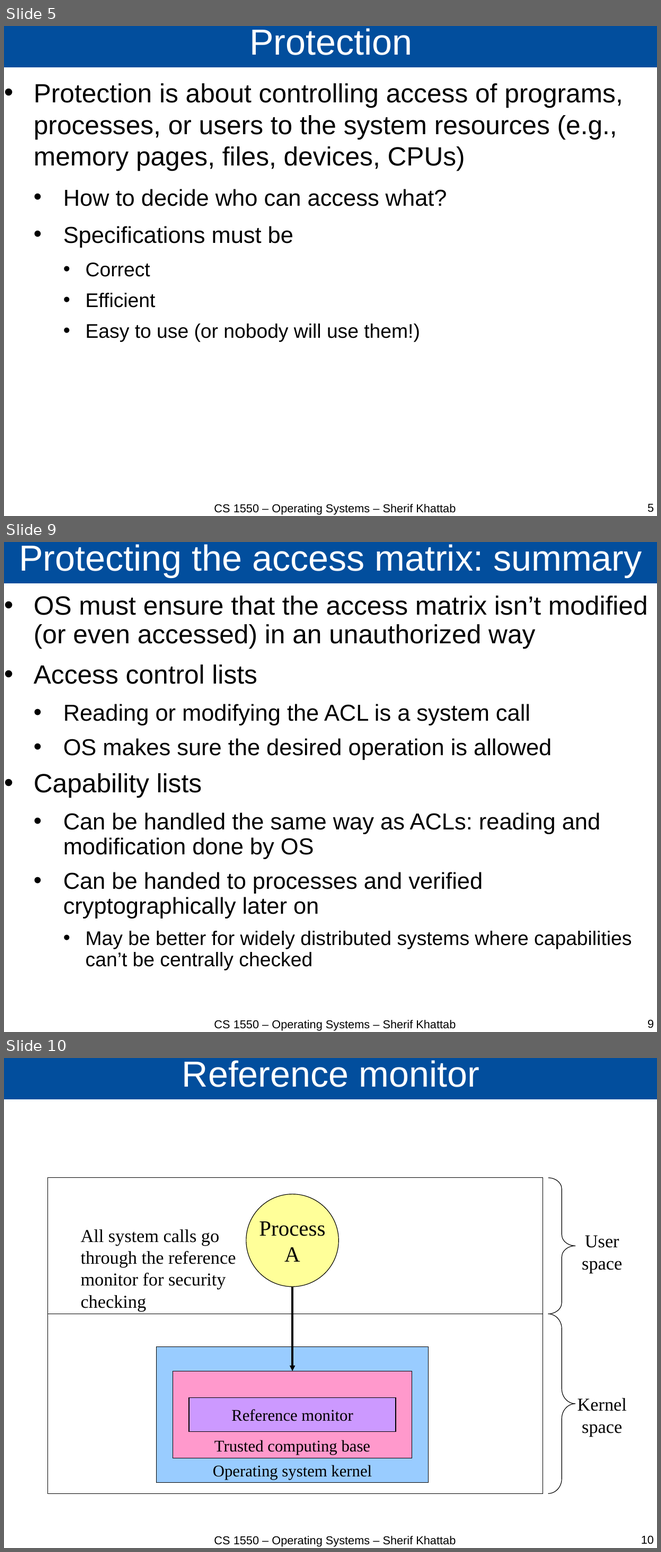
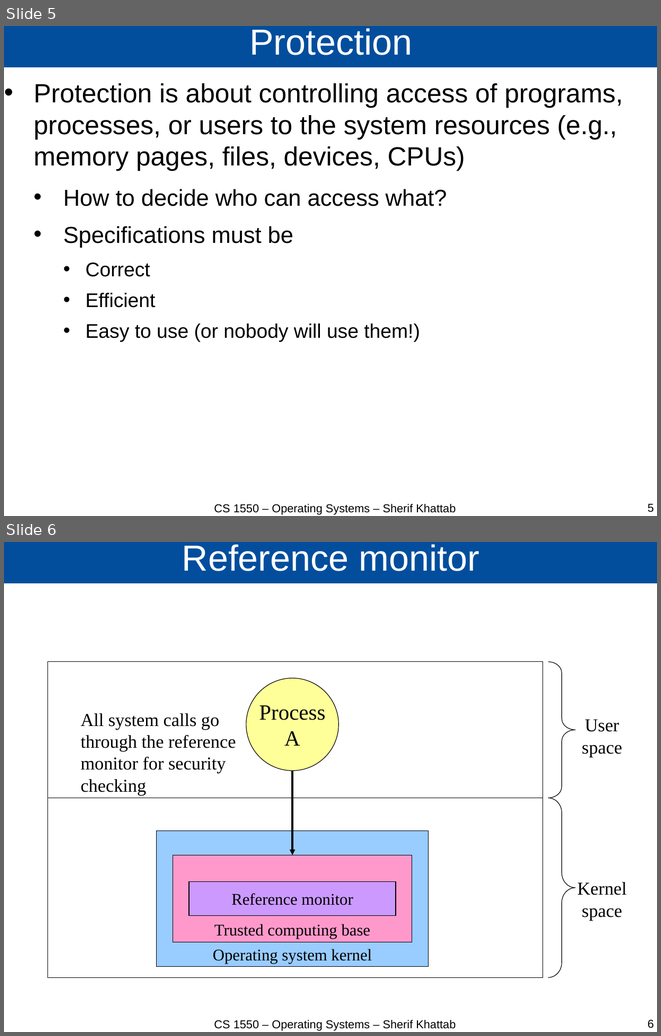
Before and after one commit to cs1550-2244/cs1550-code-handouts, a slide deck: DraftSlides/Lecture26.pptx. Shown one above the other, each under a label of ours: slides 5, 9 and 10 before the commit, slides 5 and 6 after it; the slides between them are not shown. The pictures are 661x1552 and 661x1036 pixels, drawn with LibreOffice and Linux fonts; fonts in the diff are those of the drawing. Boxes give left, top, right and bottom in pixels: in the first picture for what was removed or moved away, otherwise in the second. Text is boxed around its words. In the diff, an @@ line names an element or a change of style, - is before the commit and + after.

```diff
--- a/DraftSlides/Lecture26.pptx
+++ b/DraftSlides/Lecture26.pptx
@@ slide 9 removed at box(4, 542, 657, 1032), background #FFFFFF @@
@@ title removed at box(4, 542, 657, 583) @@
-Protecting the access matrix: summary
@@ text removed at box(34, 596, 648, 970) @@
-• OS must ensure that the access matrix isn’t modified (or even accessed) in an unauthorized way
-• Access control lists
-  • Reading or modifying the ACL is a system call
-  • OS makes sure the desired operation is allowed
-• Capability lists
-  • Can be handled the same way as ACLs: reading and modification done by OS
-  • Can be handed to processes and verified cryptographically later on
-    • May be better for widely distributed systems where capabilities can’t be centrally checked
@@ text removed at box(214, 1020, 456, 1031) @@
-CS 1550 – Operating Systems – Sherif Khattab
@@ page number removed at box(647, 1020, 654, 1028) @@
-9
@@ what was slide 10 is now slide 6 @@
@@ page number at box(647, 1020, 654, 1028): text changed @@
-10
+6
```
Also in this commit, not shown: 3 other slides removed, 3 other files.
